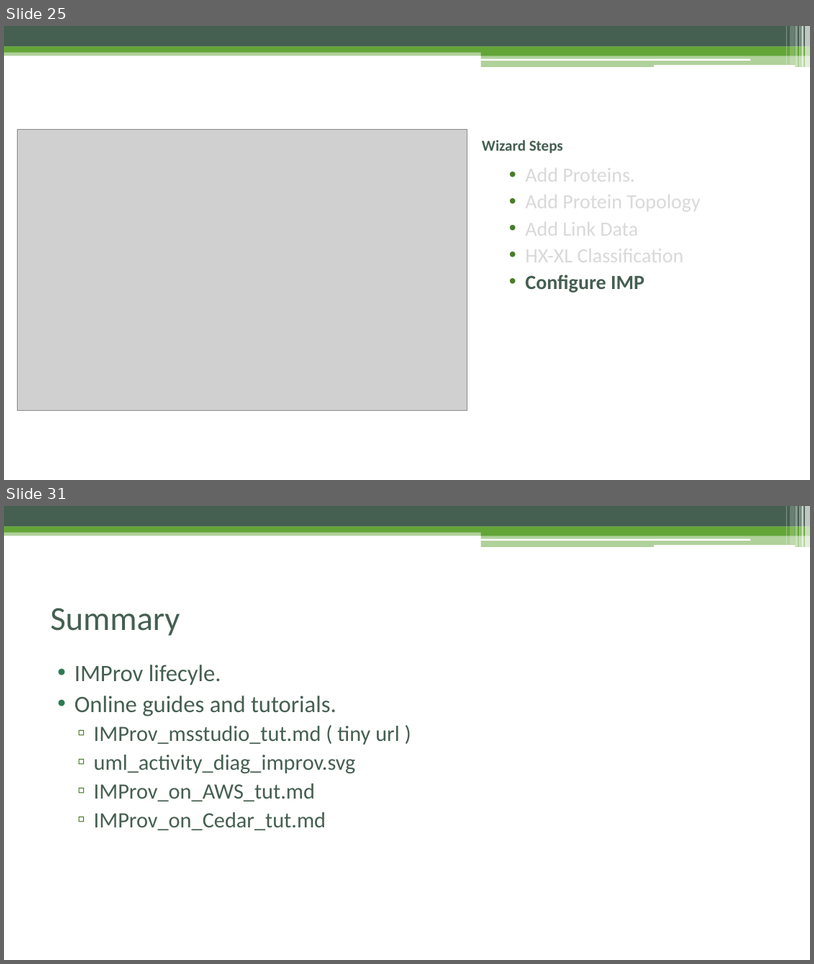
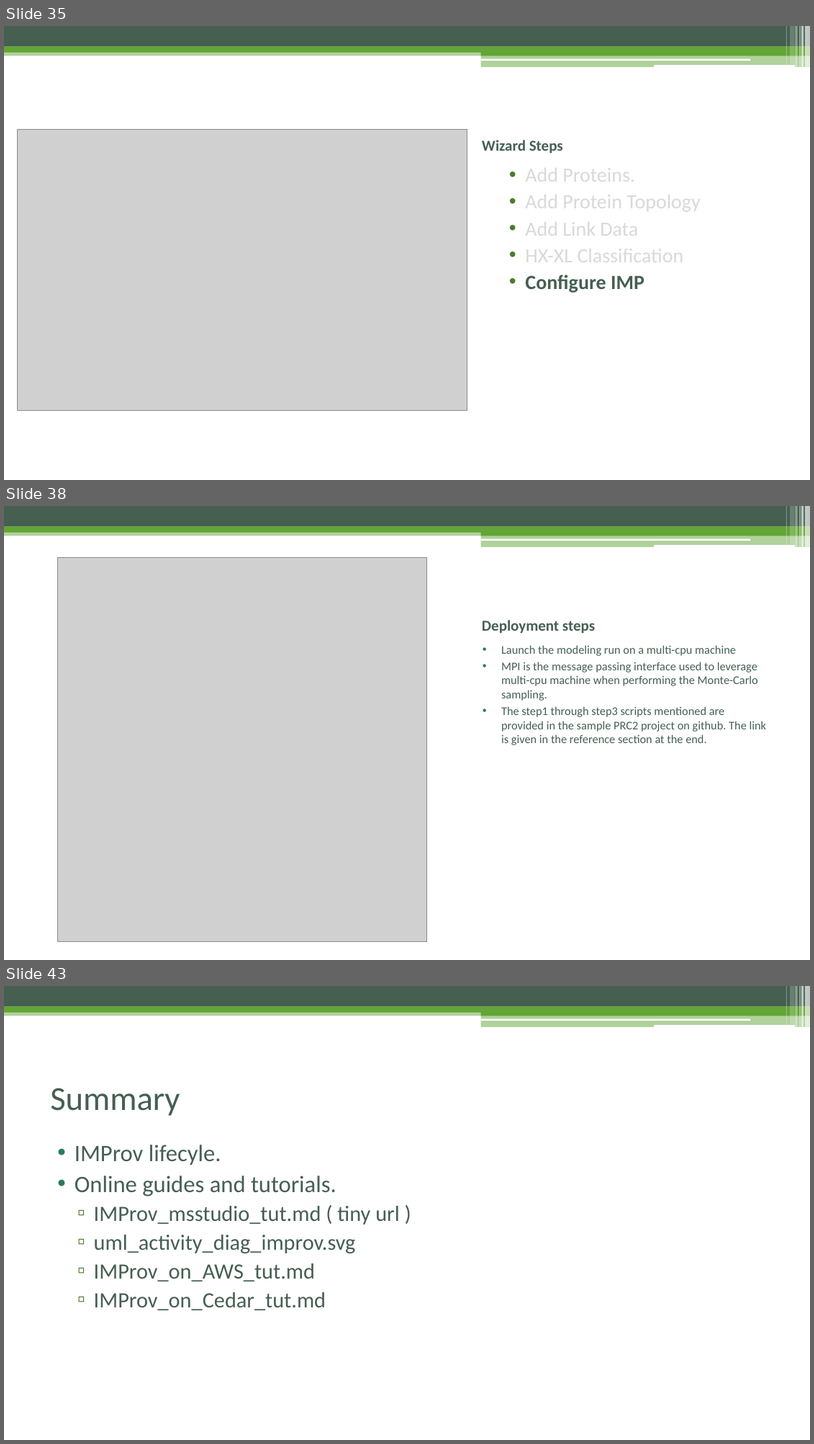
Before and after one commit to pellst/imp_msstudio_init, a slide deck: IMProv_project_prep.pptx. Shown one above the other, each under a label of ours: slides 25 and 31 before the commit, slides 35, 38 and 43 after it; the slides between them are not shown. The pictures are 814x964 and 814x1444 pixels, drawn with LibreOffice and Linux fonts; fonts in the diff are those of the drawing; grey boxes stand for pictures. Boxes give left, top, right and bottom in pixels: in the first picture for what was removed or moved away, otherwise in the second. Text is boxed around its words. In the diff, an @@ line names an element or a change of style, - is before the commit and + after.

```diff
--- a/IMProv_project_prep.pptx
+++ b/IMProv_project_prep.pptx
@@ slide 38 added at <box>4,506,810,960</box>, background #FFFFFF; not listed: 13 template elements that a slide beside it also shows @@
@@ picture added at <box>58,557,427,942</box> @@
@@ title added at <box>482,620,595,633</box>, 18 pt, text #455F51, bold @@
+Deployment steps
@@ text added at <box>502,645,766,745</box>, 14 pt, text #455F51 @@
+• Launch the modeling run on a multi-cpu machine
+• MPI is the message passing interface used to leverage multi-cpu machine when performing the Monte-Carlo sampling.
+• The step1 through step3 scripts mentioned are provided in the sample PRC2 project on github. The link is given in the reference section at the end.
@@ what was slide 25 is now slide 35 @@
@@ what was slide 31 is now slide 43 @@
```
Also in this commit, not shown: 6 slides changed, 14 other slides added, 2 slides removed, 1 other file.
